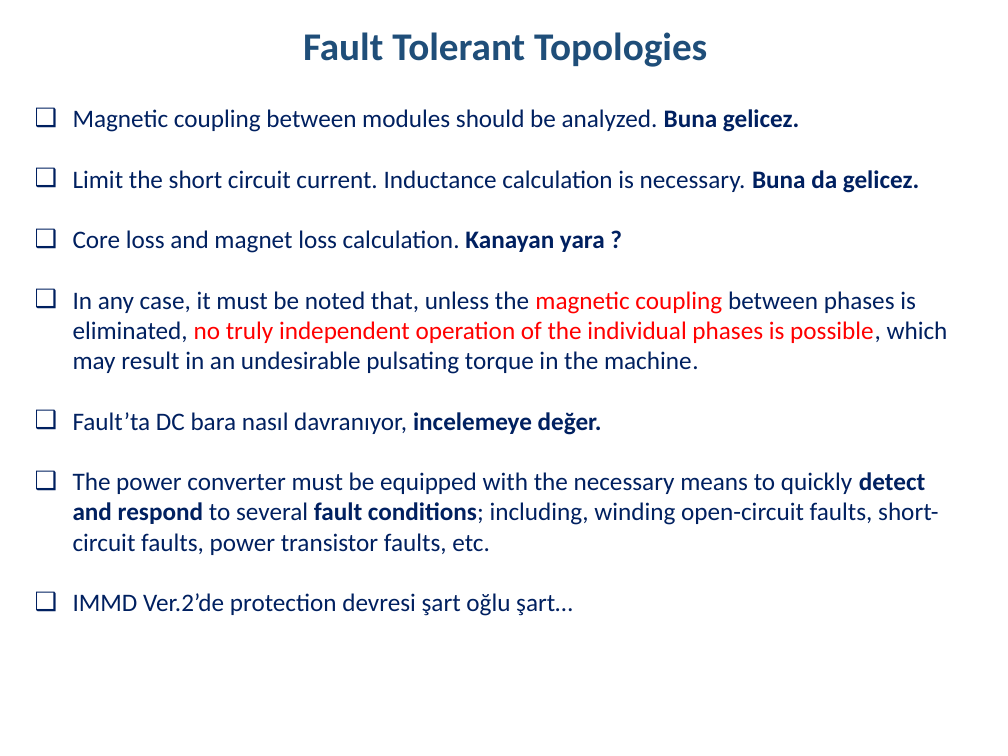
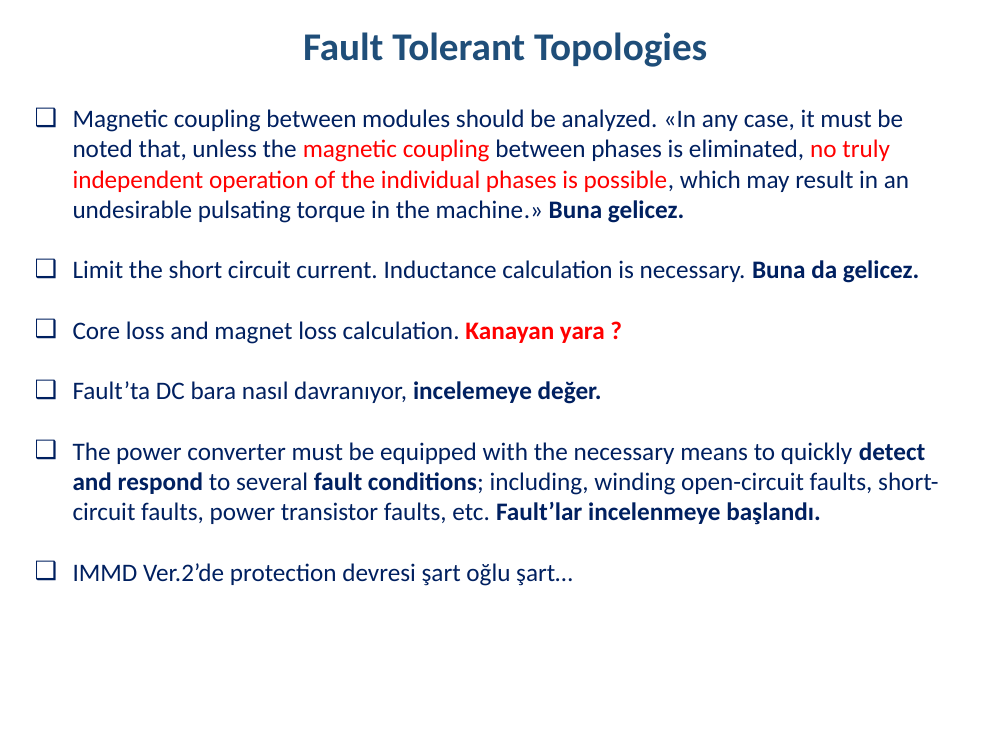
Before and after one commit to hakanpolat/IMMD, a slide deck: slide 17 of Literature/immd_ver2_research.pptx. Drawn at 1008x756 pixels with LibreOffice and Linux fonts; fonts in the diff are those of the drawing. Boxes give left, top, right and bottom in pixels: in the first picture for what was removed or moved away, otherwise in the second. Text is boxed around its words. In the diff, an @@ line names an element or a change of style, - is before the commit and + after.

Commit message:
Fault tolerance, inductance, stator configurations, drive topologies üzerine çalışmalar. Bkz: immd_ver2_research.pptx.

```diff
--- a/Literature/immd_ver2_research.pptx
+++ b/Literature/immd_ver2_research.pptx
@@ text at (73, 109, 909, 223): text changed @@
-❑ Magnetic coupling between modules should be analyzed. Buna gelicez.
+❑ Magnetic coupling between modules should be analyzed. «In any case, it must be noted that, unless the magnetic coupling between phases is eliminated, no truly independent operation of the individual phases is possible, which may result in an undesirable pulsating torque in the machine.» Buna gelicez.
@@ text at (73, 291, 948, 374): paragraph removed @@
-❑ In any case, it must be noted that, unless the magnetic coupling between phases is eliminated, no truly independent operation of the individual phases is possible, which may result in an undesirable pulsating torque in the machine.
@@ text at (73, 321, 605, 344): text colour #002060 to #FF0000 in "Kanayan yara ?" @@
@@ text at (73, 442, 939, 525): text changed @@
-❑ The power converter must be equipped with the necessary means to quickly detect and respond to several fault conditions; including, winding open-circuit faults, short-circuit faults, power transistor faults, etc.
+❑ The power converter must be equipped with the necessary means to quickly detect and respond to several fault conditions; including, winding open-circuit faults, short-circuit faults, power transistor faults, etc. Fault’lar incelenmeye başlandı.
```
Also in this commit, not shown: 7 other slides changed, 12 slides added, 4 other files.
